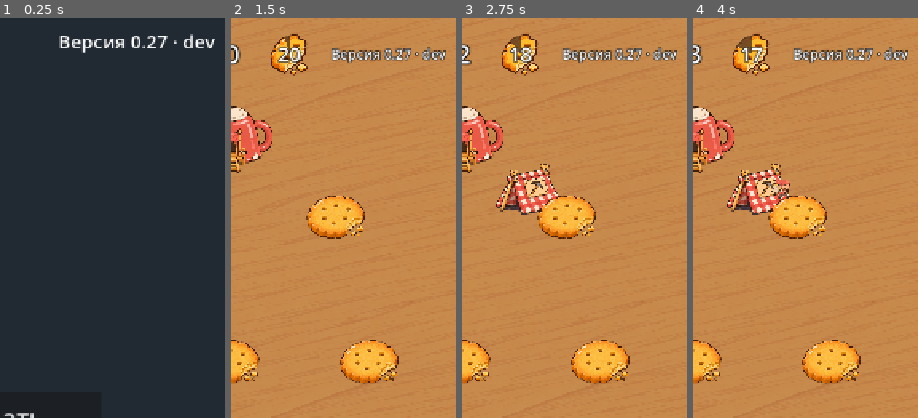
Above: before the commit, frames 1-4 (left to right).
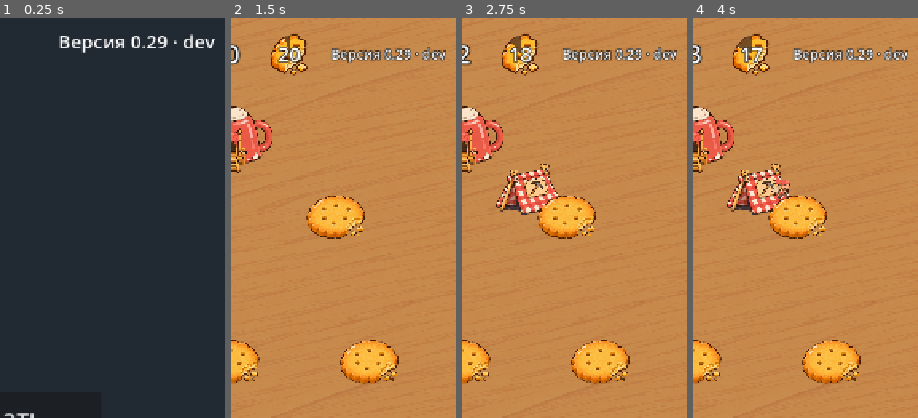
Above: after the commit, the same moments.

Repository: fishert2812/strategy-2d
Game: Godot game, scene res://scenes/main.tscn
Same seed, same stepped clock (60 frames per second), same inputs: the game is played once before the commit and once after it.
Inputs (mouse positions are % of the whole screen's width and height, from its top left):
- Up to frame 1 (0.25 s): no input
- Up to frame 2 (1.5 s): click "Играть" at 0.5 s; tap Enter at 1.25 s; move the mouse to (72, 45) at 1.27 s; click (72, 45) at 1.42 s
- Up to frame 3 (2.75 s): drag from (30, 55) to (45, 70) at 2.02 s
- Up to frame 4 (4 s): move the mouse to (60, 28) at 2.77 s; click (60, 28) at 2.92 s; drag from (45, 70) to (20, 35) at 3.52 s
The pictures show only the part of the screen within x 50-100%, y 0-50%; the shares and areas given below are measured in that part.

The runs differ from the first frame. In frame 1, 0.1% of the frame differs, in the area x 69-75%, y 4-8%; in frame 2, less than 0.1%; in frame 3, less than 0.1%; in frame 4, less than 0.1%.

Commit message:
Звание в конце партии: «Сегодня ты …» по чёрному ящику (0.29)
Co-Authored-By: Claude Opus 5.5 <noreply@anthropic.com>
Claude-Session: https://claude.ai/code/session_019VbyzEsMe95FEU27GGRQUT

Diff:
--- /dev/null
+++ b/data/titles.json
@@ -0,0 +1,17 @@
+{
+  "_": "Звание в конце партии (design/kto_ty_takoy.md, слова Романа 24.11.2026: «в конце игры давай характеристику игры! Чтобы типо кто ты такой»). Проверка сверху вниз, берётся первое подошедшее; need — числа чёрного ящика [от, до] включительно. Гроссмейстер и Портной ждут «Шах и мат» и метки встреч.",
+  "rich_gold": 150,
+  "list": [
+    {"name": "Чистюля", "need": {"won": [1, 1], "lost_buildings": [0, 0]}, "line": "Ни крошки на скатерти.", "hint": "Попробуй выиграть без башен."},
+    {"name": "Зритель", "need": {"actions": [0, 5]}, "line": "Ты смотрел, как стол играет сам.", "hint": "Протяни вторую нитку в ту же точку."},
+    {"name": "Подселенец", "need": {"intrude_t": [0, 60]}, "line": "Поставил коробок у соседа на кухне.", "hint": "А свой дом кто сторожит?"},
+    {"name": "Торопыга", "need": {"first_barracks": [0, 60], "threads": [1, 1e9], "off_home": [0, 0]}, "line": "Сначала бьём, потом думаем.", "hint": "Сломай сперва лагерь: враг останется без воинов."},
+    {"name": "Катушечник", "need": {"towers": [3, 1e9]}, "line": "Обмотался нитками и сидишь.", "hint": "Башни не побеждают. Нужен поход."},
+    {"name": "Феникс", "need": {"won": [1, 1], "lost_buildings": [5, 1e9]}, "line": "Тебя ломали, а ты строил заново.", "hint": "Башня у лагеря сбережёт половину."},
+    {"name": "Мышеловка", "need": {"carriers_killed": [2, 1e9], "trap": [2, 1e9]}, "line": "Мимо тебя ни одна крошка не прошла.", "hint": "Добыча врага встала. Теперь бей по казармам."},
+    {"name": "Голодный генерал", "need": {"hungry": [15, 1e9]}, "line": "Армия есть, а кормить нечем.", "hint": "Один лагерь кормит одну-две казармы."},
+    {"name": "Соня", "need": {"sleepy": [60, 1e9]}, "line": "Твои воины отлично выспались.", "hint": "Коробок с «Zzz» ждёт нитку."},
+    {"name": "Хомяк", "need": {"rich_share": [0.5, 1]}, "line": "Крошки за щекой войну не выигрывают.", "hint": "Лишние крошки это башня или ещё отряд."},
+    {"name": "Работяга", "need": {}, "line": "Честный трудовой день.", "hint": "Попробуй обойти по краю стола."}
+  ]
+}
--- a/data/version.json
+++ b/data/version.json
@@ -1,3 +1,3 @@
 {
-	"number": "0.27"
+	"number": "0.29"
 }
--- a/scenes/battle.tscn
+++ b/scenes/battle.tscn
@@ -227,6 +227,14 @@
 text = "Победа!"
 horizontal_alignment = 1
 
+[node name="Who" type="Label" parent="End/Center/Box"]
+custom_minimum_size = Vector2(560, 0)
+layout_mode = 2
+theme_override_font_sizes/font_size = 40
+text = "Сегодня ты Работяга"
+horizontal_alignment = 1
+autowrap_mode = 3
+
 [node name="Flags" type="Label" parent="End/Center/Box"]
 custom_minimum_size = Vector2(560, 0)
 layout_mode = 2
--- a/scripts/battle.gd
+++ b/scripts/battle.gd
@@ -537,6 +537,8 @@
 			$End/Center/Box/Title.text = "Победа!" if data.winner == Sim.PLAYER else "Поражение"
 			$End/Center/Box/Flags.text = "Флажки: " + box.times() if not box.flags.is_empty() else "Флажков нет, ящик всё равно уйдёт"
 			$End/Center/Box/Send.text = "Отправить разбор"
+			var who := box.title(sim)
+			$End/Center/Box/Who.text = "Сегодня ты %s\n%s\n%s" % [who.name, who.line, who.hint]
 			$End.show()
 			$Report.arm($End/Center/Box/Send)
 
--- a/scripts/blackbox.gd
+++ b/scripts/blackbox.gd
@@ -11,6 +11,18 @@
 var destroyed := [0, 0]
 var lost := [0, 0]
 var idle := {"camp": 0.0, "barracks": 0.0}  # простой: лагерь без залежи, казарма без тропы, с
+## Для звания (design/kto_ty_takoy.md, data/titles.json): походы, башни, голод, сон, запас.
+var _titles: Dictionary = JSON.parse_string(FileAccess.get_file_as_string("res://data/titles.json"))
+var first_barracks := INF
+var intrude_t := INF  # первая своя постройка на половине врага
+var threads := 0
+var off_home := 0  # нитки казарм не на кружку
+var towers := 0
+var carriers := [0, 0]  # сбитые носильщики по сторонам
+var hungry := 0.0
+var sleepy := {}  # казарма → секунд без нитки
+var rich := 0.0
+var _half := 0.0
 var _now := 0.0
 var _last_error := {"t": -INF}
 const NEAR := {"home": ["у твоей кружки", "у кружки врага"], "camp": ["у твоего лагеря", "у лагеря врага"],
@@ -21,21 +33,34 @@
 	match what:
 		"built":
 			built[data.side] += 1
+			if data.side == Sim.PLAYER:
+				if data.kind == "barracks": first_barracks = minf(first_barracks, _now)
+				if data.pos.y < _half: intrude_t = minf(intrude_t, _now)
 		"destroyed":
 			destroyed[data.side] += 1
 		"path":
 			if data.side == Sim.PLAYER:
 				redraws += 1
+				if data.kind == "barracks" and not data.target.is_empty():
+					threads += 1; off_home += int(data.target.kind != "home")
 		"killed":
 			if data.get("kind") == "warrior":
 				lost[data.side] += 1
+			elif data.get("kind") == "carrier":
+				carriers[data.side] += 1
 
 
 func step(sim: Sim, dt: float) -> void:
 	_now = sim.time
+	_half = sim.cfg.field[1] / 2.0
+	towers = maxi(towers, sim.of_side(Sim.PLAYER, "tower").size())
+	rich += dt if sim.gold[Sim.PLAYER] > _titles.rich_gold else 0.0
 	for b in sim.of_side(Sim.PLAYER):
 		if b.kind in idle and _idle(b):
 			idle[b.kind] += dt
+		if b.kind == "barracks":
+			hungry += dt if b.hungry else 0.0
+			sleepy[b.id] = sleepy.get(b.id, 0.0) + (dt if b.route.is_empty() else 0.0)
 
 
 func error(text: String) -> void:
@@ -51,14 +76,31 @@
 	return f
 
 
+## Числа партии, по которым ставится звание.
+func stats(sim: Sim) -> Dictionary:
+	return {"won": int(sim.winner == Sim.PLAYER), "lost_buildings": destroyed[0], "actions": built[0] + redraws,
+		"intrude_t": intrude_t, "first_barracks": first_barracks, "threads": threads, "off_home": off_home,
+		"towers": towers, "carriers_killed": carriers[1], "trap": carriers[1] / maxf(1, lost[1]),
+		"hungry": hungry, "sleepy": sleepy.values().max() if sleepy else 0.0, "rich_share": rich / maxf(1, sim.time)}
+
+
+## Звание: первое сверху, у которого все числа в пределах; последнее подходит всегда.
+func title(sim: Sim) -> Dictionary:
+	var s := stats(sim)
+	for t in _titles.list:
+		if t.need.keys().all(func(k): return s[k] >= t.need[k][0] and s[k] <= t.need[k][1]):
+			return t
+	return {}
+
+
 func times() -> String: return ", ".join(flags.map(func(f): return _clock(f.t)))
 
 
 ## Сводка для заявки человеческими словами. Короткая, чтобы влезла в адрес.
 func summary(sim: Sim) -> String:
-	var out := ["Партия %s, %s. Флажков: %d." % [_clock(sim.time), ["ещё шла", "победа", "поражение"][sim.winner + 1], flags.size()]]
+	var out := ["Партия %s, %s. Флажков: %d. Звание: %s." % [_clock(sim.time), ["ещё шла", "победа", "поражение"][sim.winner + 1], flags.size(), title(sim).name]]
 	for f in flags.slice(0, 8):  # больше восьми строк не влезет в адрес заявки
-		out.append("- %s %s: у тебя %d крошек, построек %d, без дела %d%s" % [_clock(f.t), f.where, f.gold, f.mine, f.idle, f.near])
+		out.append("- %s %s: крошки %d, построек %d, без дела %d%s" % [_clock(f.t), f.where, f.gold, f.mine, f.idle, f.near])
 	if flags.size() > 8: out.append("- и ещё флажки: " + ", ".join(flags.slice(8).map(func(f): return _clock(f.t))))
 	out.append("Что заметила игра:")
 	out.append("- построено у тебя %d, у врага %d; разрушено твоих %d, вражеских %d" % [built[0], built[1], destroyed[0], destroyed[1]])
--- a/scripts/report.gd
+++ b/scripts/report.gd
@@ -65,7 +65,7 @@
 			for b in sim.buildings:
 				if b.side == side:
 					count[b.kind] = count.get(b.kind, 0) + 1
-			lines.append(("наши: " if side == Sim.PLAYER else "враг: ") + ", ".join(count.keys().map(func(k): return "%s %d" % [cfg.names.get(k, k), count[k]])))
+			lines.append(("наши: " if side == Sim.PLAYER else "враг: ") + (", ".join(count.keys().map(func(k): return "%s %d" % [cfg.names.get(k, k), count[k]])) if count else "ничего не осталось"))
 	lines.append(Time.get_datetime_string_from_system(false, true))
 	var box = scene.get("box") if scene else null
 	if box is BlackBox:
--- a/tests/test_flag.gd
+++ b/tests/test_flag.gd
@@ -62,7 +62,7 @@
 		battle.put_flag(Vector2(100 + i, 200) if i % 2 else null)
 	for b in sim.of_side(Sim.ENEMY):
 		sim.damage(b, 1e9)
-	var flags: String = battle.get_node("End/Center/Box/Flags").text if battle.get_node("End").z_index > 1 else "флажки поверх итога"
+	var flags: String = battle.get_node("End/Center/Box/Who").text.get_slice("\n", 0) + " " + battle.get_node("End/Center/Box/Flags").text if battle.get_node("End").z_index > 1 else "флажки поверх итога"
 	await (Engine.get_main_loop() as SceneTree).process_frame
 	var report: Control = battle.get_node("Report")
 	battle.get_node("End/Center/Box/Send").pressed.emit()
@@ -70,9 +70,9 @@
 	var send_text: String = battle.get_node("End/Center/Box/Send").text
 	var max_url: int = report.cfg.max_url
 	battle.get_parent().free()
-	if not flags.begins_with("Флажки: 0:00, 0:07"):
+	if not flags.begins_with("Сегодня ты Чистюля Флажки: 0:00, 0:07"):
 		return "на экране итога не те флажки: " + flags
-	for need in ["Флажков: 20", "победа", "«тяни тропу к залежи» ×1", "лагеря 30 с", "у печенья слева, у врага", "не вышло: «тяни"]:
+	for need in ["Флажков: 20. Звание: Чистюля.", "победа", "«тяни тропу к залежи» ×1", "лагеря 30 с", "у печенья слева, у врага", "не вышло: «тяни"]:
 		if not sent.get("body", "").contains(need):
 			return "в разборе нет «%s»: %s" % [need, sent.get("body", "").left(300)]
 	if sent.url.length() > max_url or not sent.url.contains("labels=feedback"):
--- /dev/null
+++ b/tests/test_titles.gd
@@ -0,0 +1,39 @@
+extends RefCounted
+## «Кто ты такой» (design/kto_ty_takoy.md): разные стили партии дают разные звания, всегда ровно одно.
+
+
+func _play(style: String) -> String:
+	var sim := Sim.new()
+	var box := BlackBox.new()
+	sim.changed.connect(box.on_sim)
+	sim.gold[Sim.PLAYER] = 5000.0
+	var home: Dictionary = sim.of_side(Sim.PLAYER, "home")[0]
+	var foe: Dictionary = sim.of_side(Sim.ENEMY, "home")[0]
+	for t in 120:
+		sim.time = t
+		box.step(sim, 1.0)
+		if style == "зритель" or t > 0:
+			continue
+		var camp := sim.build(Sim.PLAYER, "camp", home.pos + Vector2(-150, 0))
+		for i in 3:
+			sim.set_path(camp, sim.deposits[i].pos)
+		if style == "торопыга":
+			var barracks := sim.build(Sim.PLAYER, "barracks", home.pos + Vector2(150, 0))
+			sim.set_route(barracks, [foe.pos])
+		elif style == "соня":
+			sim.build(Sim.PLAYER, "barracks", home.pos + Vector2(150, 0))
+		elif style == "подселенец":
+			sim.build(Sim.PLAYER, "camp", foe.pos + Vector2(0, 200))
+		else:
+			sim.build(Sim.PLAYER, "camp", home.pos + Vector2(150, 0))
+	var titles := (box._titles.list as Array).filter(func(x): return x.name == box.title(sim).name)
+	return box.title(sim).name if titles.size() == 1 else "нет звания"
+
+
+func test_styles_give_different_titles() -> String:
+	var want := {"зритель": "Зритель", "торопыга": "Торопыга", "соня": "Соня", "подселенец": "Подселенец", "хомяк": "Хомяк"}
+	for style in want:
+		var got := _play(style)
+		if got != want[style]:
+			return "стиль «%s» дал «%s», ждали «%s»" % [style, got, want[style]]
+	return ""
Not shown, changed: CHANGELOG.md
